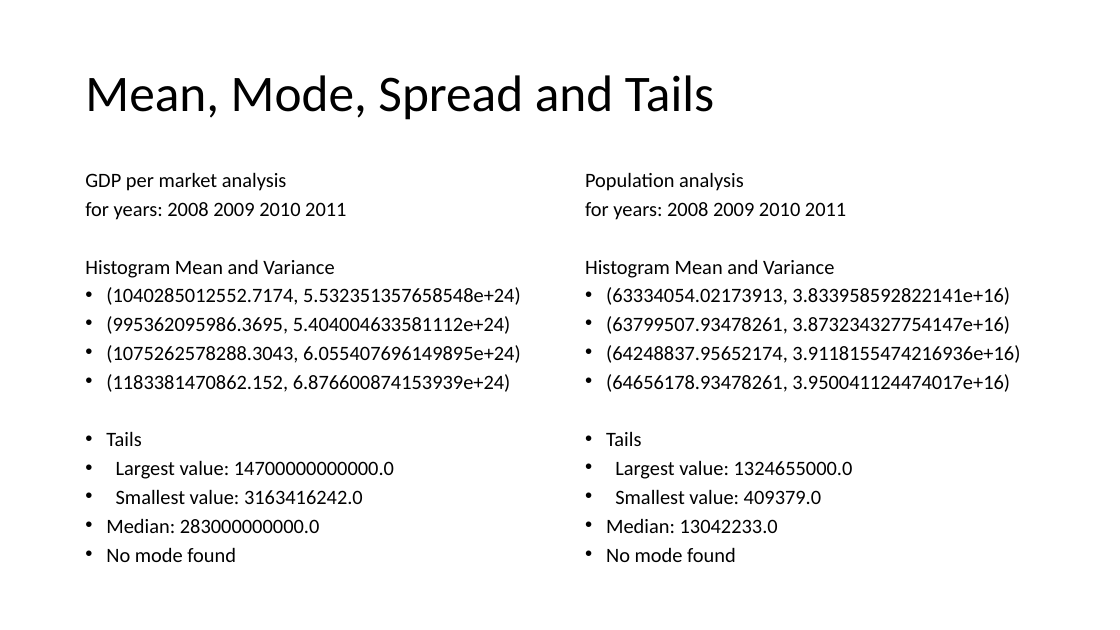
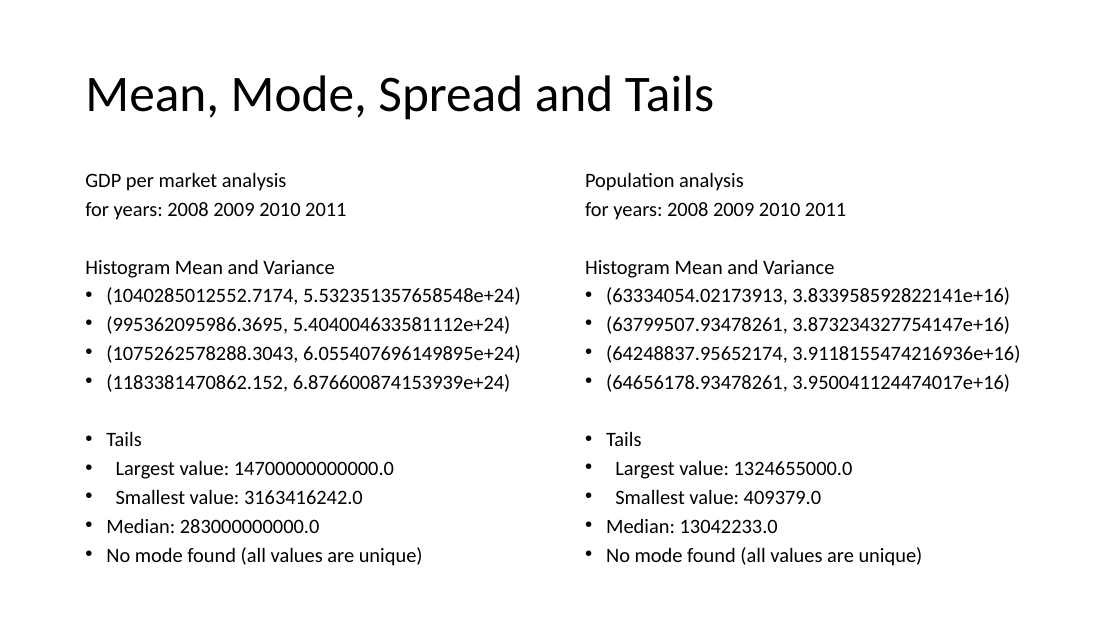
Before and after one commit to adanque/International_Government_Tertiary_Education_Spending_Analysis, a slide deck: slide 11 of DSC530_Final_Project_Tertiary_Government_Spending_Analysis_Alan_Danque.pptx. Drawn at 1120x630 pixels with LibreOffice and Linux fonts; fonts in the diff are those of the drawing. Boxes give left, top, right and bottom in pixels: in the first picture for what was removed or moved away, otherwise in the second. Text is boxed around its words. In the diff, an @@ line names an element or a change of style, - is before the commit and + after.

Commit message:
Updated typo in slide
Updated typo in slide

```diff
--- a/DSC530_Final_Project_Tertiary_Government_Spending_Analysis_Alan_Danque.pptx
+++ b/DSC530_Final_Project_Tertiary_Government_Spending_Analysis_Alan_Danque.pptx
@@ text at (106,547,423,566): text changed @@
-• No mode found
+• No mode found (all values are unique)
@@ text at (606,547,923,566): text changed @@
-• No mode found
+• No mode found (all values are unique)
```
Also in this commit, not shown: 2 other slides changed, 1 other file.
